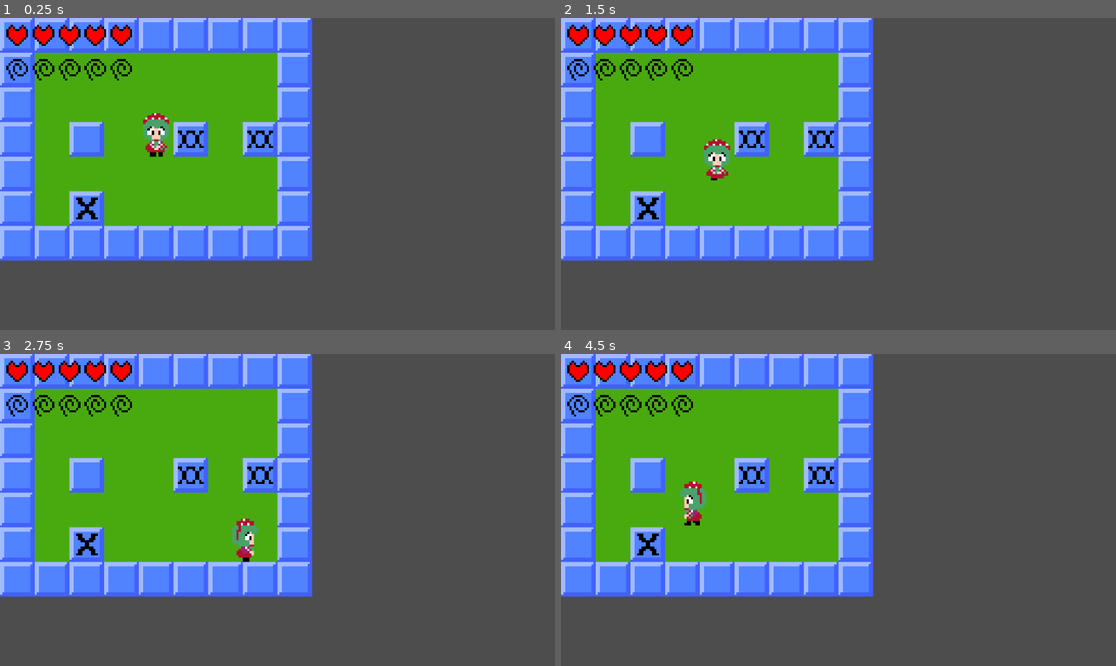
Above: before the commit, frames 1-4 (two rows, left to right).
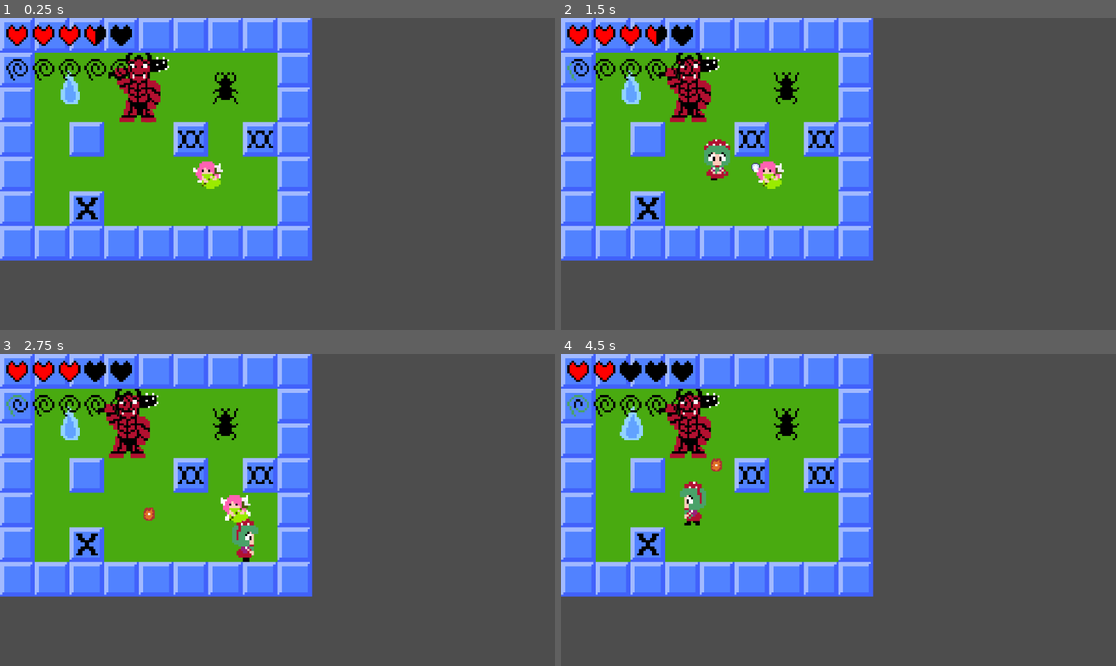
Above: after the commit, the same moments.

Repository: StellatedCUBE/Touhou-jam-15
Game: Godot game, scene res://in_game/world.tscn
The game is run twice, just before and just after one commit, with the same random seed, the same clock (stepped at 60 frames per second) and the same inputs. The engine's default icon, where the game draws it, is replaced by a stand-in: a white triangle on a blue panel in a dark square.
Inputs:
- Up to frame 1 (0.25 s): no input
- Up to frame 2 (1.5 s): hold Right 0.53-1.28 s; hold Z 0.53-1.28 s; hold Down from 1.28 s (still down); tap X at 1.35 s
- Up to frame 3 (2.75 s): release Down at 2.03 s; hold Right from 2.03 s (still down); hold Z from 2.03 s (still down)
- Up to frame 4 (4.5 s): release Right at 2.78 s; release Z at 2.78 s; hold Up 2.78-3.53 s; tap X at 2.85, 4.35 s; hold Z 3.53-4.28 s; hold Left from 3.53 s (still down)

The runs differ from the first frame. In frame 1, 2.8% of the frame differs, in the area x 10-43%, y 2-55%; in frame 2, 2.4%; in frame 3, 2.6%; in frame 4, 2.4%.

Commit message:
Enemy movement

Diff:
--- a/in_game/agents/agent/agent.gd
+++ b/in_game/agents/agent/agent.gd
@@ -4,23 +4,32 @@
 
 @onready var map: Map = get_tree().root.get_node("World/%TileMap")
 
-@export_category("Debug")
-@export var reset_sprite_transform: bool:
-	set(value):
-		texture = texture
-
 @export var texture: Texture2D:
 	set(value):
-		if $Sprite != null:
+		if $Sprite != null and value != null:
 			$Sprite.texture = value
 			$Sprite.scale = Vector2.ONE / value.get_width()
 			$Sprite.position = Vector2.UP * (value.get_height() as float / value.get_width() / 2 - 0.5)
 	get():
 		return $Sprite.texture
 
+@export_category("Debug")
+@export var reset_sprite_transform: bool:
+	set(value):
+		texture = texture
+
 func _process(_delta: float) -> void:
 	if Engine.is_editor_hint():
+		#if get_parent() != null and get_parent().name == "World":
+		#	var target: Node = get_node("../Agents")
+		#	get_parent().remove_child(self)
+		#	target.add_child(self)
 		position = round(position * 2) / 2
+
+func _ready() -> void:
+	if not Engine.is_editor_hint() and get_parent().name != "Agents":
+		print("AGENT IN WRONG COLLECTION")
+		queue_free()
 
 func collides() -> bool:
 	return map.collides(self)
--- a/in_game/agents/agent/agent.tscn
+++ b/in_game/agents/agent/agent.tscn
@@ -11,6 +11,7 @@
 texture = ExtResource("2_7kd04")
 
 [node name="Area" type="Area2D" parent="."]
+unique_name_in_owner = true
 collision_layer = 2
 
 [node name="Rect" type="CollisionShape2D" parent="Area"]
--- /dev/null
+++ b/in_game/agents/agent/enemy.gd
@@ -0,0 +1,61 @@
+extends Node
+
+@onready var agent: Agent = get_parent()
+@onready var player: Agent = get_tree().root.get_node("World/%Player")
+
+@export var health: int = 1
+@export var damage: int = 1
+@export var projectile: PackedScene = null
+@export var fire_delay: int = 120
+
+var iframes: int = 0
+var knockback: Vector2 = Vector2.ZERO
+var reload_time: int = 0
+
+func _ready() -> void:
+	%Area.connect("area_entered", hit)
+
+func hit(area: Area2D) -> void:
+	if area.name == "SpinArea" and iframes == 0:
+		health -= 1
+		iframes = 20
+		knockback = (agent.global_position - area.global_position).normalized() * 0.08
+		area.get_node("%Behaviour").grant_misfortune()
+	elif area.name == "ExplosionArea":
+		health -= 10
+	elif area.get_parent().name == "Player":
+		area.get_node("%Behaviour").damage(damage)
+
+func _physics_process(_delta: float) -> void:
+	if iframes > 0:
+		iframes -= 1
+
+	if health <= 0:
+		agent.queue_free()
+
+	if knockback.length_squared() > 0.000001:
+		if not agent.move_x(knockback.x, 0.01):
+			knockback.x = 0
+		if not agent.move_y(knockback.y, 0.01):
+			knockback.y = 0
+		knockback *= 0.92
+	else:
+		knockback = Vector2.ZERO
+
+	if reload_time > 0:
+		reload_time -= 1
+	elif projectile != null:
+		var sample_pos: Vector2 = agent.global_position
+		while true:
+			sample_pos = sample_pos.move_toward(player.global_position, 0.125)
+			if sample_pos == player.global_position:
+				reload_time = fire_delay
+				var instance: Node2D = projectile.instantiate()
+				agent.get_parent().add_child(instance)
+				agent.get_parent().move_child(instance, 0)
+				instance.global_position = agent.global_position
+				var p_instance: Projectile = instance.get_node("%Behaviour")
+				p_instance.velocity = agent.global_position.direction_to(player.global_position) * p_instance.speed
+				break
+			if agent.map.get_cell_tile_data(agent.map.local_to_map(agent.map.to_local(sample_pos))).get_custom_data("Solid"):
+				break
--- /dev/null
+++ b/in_game/agents/agent/projectile.gd
@@ -0,0 +1,24 @@
+extends Node
+class_name Projectile
+
+@onready var agent: Agent = get_parent()
+
+@export var speed = 0.0625
+@export var damage: int = 2
+var velocity: Vector2
+
+func _ready() -> void:
+	%Area.connect("area_entered", hit)
+
+func hit(area: Area2D) -> void:
+	if area.get_parent().name == "Player":
+		var player: Player = area.get_node("%Behaviour")
+		if player.spin_timer == 0 and area.name == "Area":
+			player.damage(damage)
+		elif area.name != "ExplosionArea":
+			player.grant_misfortune()
+	agent.queue_free()
+
+func _physics_process(_delta: float) -> void:
+	if not agent.move(velocity):
+		agent.queue_free()
--- /dev/null
+++ b/in_game/agents/beetle/beetle.tscn
@@ -0,0 +1,37 @@
+[gd_scene load_steps=6 format=3 uid="uid://bgqq0x58qodkc"]
+
+[ext_resource type="PackedScene" uid="uid://s0pkviaj0tvi" path="res://in_game/agents/onibi/onibi.tscn" id="1_rvanm"]
+[ext_resource type="Texture2D" uid="uid://bey0bogftm63x" path="res://in_game/agents/beetle/beetle.png" id="2_37w1u"]
+
+[sub_resource type="AtlasTexture" id="AtlasTexture_n3yyy"]
+atlas = ExtResource("2_37w1u")
+region = Rect2(0, 0, 16, 16)
+
+[sub_resource type="AtlasTexture" id="AtlasTexture_pkfnx"]
+atlas = ExtResource("2_37w1u")
+region = Rect2(0, 16, 16, 16)
+
+[sub_resource type="SpriteFrames" id="SpriteFrames_ry1op"]
+animations = [{
+"frames": [{
+"duration": 1.0,
+"texture": SubResource("AtlasTexture_n3yyy")
+}, {
+"duration": 1.0,
+"texture": SubResource("AtlasTexture_pkfnx")
+}],
+"loop": true,
+"name": &"default",
+"speed": 10.0
+}]
+
+[node name="Beetle" instance=ExtResource("1_rvanm")]
+
+[node name="Animation" parent="." index="2"]
+sprite_frames = SubResource("SpriteFrames_ry1op")
+frame = 0
+frame_progress = 0.354718
+
+[node name="Behaviour" parent="." index="3"]
+health = 3
+damage = 2
--- /dev/null
+++ b/in_game/agents/fairy/fairy.tscn
@@ -0,0 +1,38 @@
+[gd_scene load_steps=7 format=3 uid="uid://b62jqmc8l58qp"]
+
+[ext_resource type="PackedScene" uid="uid://s0pkviaj0tvi" path="res://in_game/agents/onibi/onibi.tscn" id="1_5lajc"]
+[ext_resource type="Texture2D" uid="uid://j1xogte33tvm" path="res://in_game/agents/fairy/fairy.png" id="2_h6gwl"]
+[ext_resource type="PackedScene" uid="uid://dqhvjqiqigwa" path="res://in_game/agents/fairy/projectile.tscn" id="3_f7tmf"]
+
+[sub_resource type="AtlasTexture" id="AtlasTexture_yo2tl"]
+atlas = ExtResource("2_h6gwl")
+region = Rect2(0, 0, 16, 16)
+
+[sub_resource type="AtlasTexture" id="AtlasTexture_32hhe"]
+atlas = ExtResource("2_h6gwl")
+region = Rect2(0, 16, 16, 16)
+
+[sub_resource type="SpriteFrames" id="SpriteFrames_aoef0"]
+animations = [{
+"frames": [{
+"duration": 1.0,
+"texture": SubResource("AtlasTexture_yo2tl")
+}, {
+"duration": 1.0,
+"texture": SubResource("AtlasTexture_32hhe")
+}],
+"loop": true,
+"name": &"default",
+"speed": 3.0
+}]
+
+[node name="Fairy" instance=ExtResource("1_5lajc")]
+
+[node name="Animation" parent="." index="2"]
+sprite_frames = SubResource("SpriteFrames_aoef0")
+frame = 0
+frame_progress = 0.700048
+
+[node name="Behaviour" parent="." index="3"]
+health = 2
+projectile = ExtResource("3_f7tmf")
--- /dev/null
+++ b/in_game/agents/fairy/projectile.tscn
@@ -0,0 +1,17 @@
+[gd_scene load_steps=4 format=3 uid="uid://dqhvjqiqigwa"]
+
+[ext_resource type="PackedScene" uid="uid://cjt1ov1qqpnl2" path="res://in_game/agents/agent/agent.tscn" id="1_cpe0f"]
+[ext_resource type="Texture2D" uid="uid://34cmmwrtnlpi" path="res://in_game/agents/fairy/projectile.png" id="1_r3eep"]
+[ext_resource type="Script" path="res://in_game/agents/agent/projectile.gd" id="3_besff"]
+
+[node name="Agent" instance=ExtResource("1_cpe0f")]
+scale = Vector2(0.25, 0.25)
+texture = ExtResource("1_r3eep")
+
+[node name="Sprite" parent="." index="1"]
+scale = Vector2(0.125, 0.125)
+texture = ExtResource("1_r3eep")
+
+[node name="Behaviour" type="Node" parent="." index="2"]
+unique_name_in_owner = true
+script = ExtResource("3_besff")
--- /dev/null
+++ b/in_game/agents/oni/oni.tscn
@@ -0,0 +1,20 @@
+[gd_scene load_steps=5 format=3 uid="uid://beke6qg4mq75v"]
+
+[ext_resource type="PackedScene" uid="uid://cjt1ov1qqpnl2" path="res://in_game/agents/agent/agent.tscn" id="1_lv0g7"]
+[ext_resource type="Texture2D" uid="uid://c2uy14w3gc04w" path="res://in_game/agents/oni/oni.png" id="2_dyh7t"]
+[ext_resource type="Script" path="res://in_game/agents/agent/enemy.gd" id="3_66j2b"]
+[ext_resource type="PackedScene" uid="uid://b2hej8yiejl5c" path="res://in_game/agents/oni/projectile.tscn" id="4_g0228"]
+
+[node name="Oni" instance=ExtResource("1_lv0g7")]
+scale = Vector2(2, 2)
+texture = ExtResource("2_dyh7t")
+
+[node name="Sprite" parent="." index="1"]
+scale = Vector2(0.03125, 0.03125)
+texture = ExtResource("2_dyh7t")
+
+[node name="Behaviour" type="Node" parent="." index="2"]
+script = ExtResource("3_66j2b")
+health = 5
+damage = 3
+projectile = ExtResource("4_g0228")
--- /dev/null
+++ b/in_game/agents/oni/projectile.tscn
@@ -0,0 +1,15 @@
+[gd_scene load_steps=3 format=3 uid="uid://b2hej8yiejl5c"]
+
+[ext_resource type="PackedScene" uid="uid://dqhvjqiqigwa" path="res://in_game/agents/fairy/projectile.tscn" id="1_fa8i7"]
+[ext_resource type="Texture2D" uid="uid://cqg2nvkb6qqvm" path="res://in_game/agents/oni/projectile.png" id="2_0hwxy"]
+
+[node name="Agent" instance=ExtResource("1_fa8i7")]
+scale = Vector2(0.375, 0.375)
+texture = ExtResource("2_0hwxy")
+
+[node name="Sprite" parent="." index="1"]
+scale = Vector2(0.0833333, 0.0833333)
+texture = ExtResource("2_0hwxy")
+
+[node name="Behaviour" parent="." index="2"]
+damage = 4
--- /dev/null
+++ b/in_game/agents/onibi/onibi.tscn
@@ -0,0 +1,43 @@
+[gd_scene load_steps=8 format=3 uid="uid://s0pkviaj0tvi"]
+
+[ext_resource type="PackedScene" uid="uid://cjt1ov1qqpnl2" path="res://in_game/agents/agent/agent.tscn" id="1_6lwtl"]
+[ext_resource type="Texture2D" uid="uid://b687cap30mxvw" path="res://in_game/agents/onibi/onibi.png" id="2_47ou6"]
+[ext_resource type="Script" path="res://in_game/agents/agent/enemy.gd" id="3_foff6"]
+[ext_resource type="Script" path="res://autoplay.gd" id="3_vacvu"]
+
+[sub_resource type="AtlasTexture" id="AtlasTexture_4dpl8"]
+atlas = ExtResource("2_47ou6")
+region = Rect2(0, 0, 16, 16)
+
+[sub_resource type="AtlasTexture" id="AtlasTexture_ng6x8"]
+atlas = ExtResource("2_47ou6")
+region = Rect2(0, 16, 16, 16)
+
+[sub_resource type="SpriteFrames" id="SpriteFrames_w2agt"]
+animations = [{
+"frames": [{
+"duration": 1.0,
+"texture": SubResource("AtlasTexture_4dpl8")
+}, {
+"duration": 1.0,
+"texture": SubResource("AtlasTexture_ng6x8")
+}],
+"loop": true,
+"name": &"default",
+"speed": 3.0
+}]
+
+[node name="Onibi" instance=ExtResource("1_6lwtl")]
+
+[node name="Sprite" parent="." index="1"]
+visible = false
+
+[node name="Animation" type="AnimatedSprite2D" parent="." index="2"]
+scale = Vector2(0.06125, 0.06125)
+sprite_frames = SubResource("SpriteFrames_w2agt")
+frame = 1
+frame_progress = 0.247741
+script = ExtResource("3_vacvu")
+
+[node name="Behaviour" type="Node" parent="." index="3"]
+script = ExtResource("3_foff6")
--- a/in_game/agents/player/player.gd
+++ b/in_game/agents/player/player.gd
@@ -20,6 +20,8 @@
 var explosion: PackedScene = preload("res://in_game/agents/player/explosion/explosion.tscn")
 
 var step_anim_counter: int = 0
+
+var iframes: int = 0
 
 func _physics_process(_delta: float) -> void:
 	var scale: float = agent.scale.x
@@ -72,7 +74,7 @@
 
 	cast_explosion_animation.visible = cast_explosion_animation.is_playing()
 
-	sprite.visible = spin_timer == 0 and not cast_explosion_animation.is_playing()
+	sprite.visible = spin_timer == 0 and not cast_explosion_animation.is_playing() and iframes % 2 == 0
 
 	var frame_y: int
 	if moving:
@@ -83,6 +85,9 @@
 		frame_y = 2
 
 	(sprite.texture as AtlasTexture).region = Rect2(16 * facing, frame_y * 24 + 1, 16, 23)
+
+	if iframes > 0:
+		iframes -= 1
 
 func misfortune_to_scale(misfortune: float) -> float:
 	if misfortune >= 20:
@@ -98,3 +103,12 @@
 	instance.global_position = agent.global_position
 	misfortune -= explosion_cost
 	cast_explosion_animation.play()
+
+func damage(by: int) -> void:
+	if iframes == 0:
+		health -= by
+		iframes = 20
+
+func grant_misfortune() -> void:
+	if misfortune < 20:
+		misfortune += 1
--- a/in_game/agents/player/player.tscn
+++ b/in_game/agents/player/player.tscn
@@ -95,6 +95,9 @@
 [node name="Player" instance=ExtResource("1_hk1q4")]
 texture = SubResource("AtlasTexture_of7if")
 
+[node name="Area" parent="." index="0"]
+collision_layer = 1
+
 [node name="Sprite" parent="." index="1"]
 position = Vector2(0, -0.21875)
 scale = Vector2(0.0625, 0.0625)
--- a/in_game/world.tscn
+++ b/in_game/world.tscn
@@ -1,12 +1,15 @@
-[gd_scene load_steps=17 format=4 uid="uid://cve1wciliwsfw"]
+[gd_scene load_steps=21 format=4 uid="uid://cve1wciliwsfw"]
 
 [ext_resource type="Texture2D" uid="uid://dq20gyx55vaad" path="res://in_game/tiles/tiles.png" id="1_2qfij"]
 [ext_resource type="Script" path="res://in_game/input.gd" id="1_mnskf"]
 [ext_resource type="Script" path="res://in_game/tiles/tile_map.gd" id="1_wg7vq"]
 [ext_resource type="PackedScene" uid="uid://c6vwsua87in1e" path="res://in_game/agents/player/player.tscn" id="3_6c2bh"]
 [ext_resource type="Script" path="res://in_game/camera.gd" id="4_mlnax"]
+[ext_resource type="PackedScene" uid="uid://s0pkviaj0tvi" path="res://in_game/agents/onibi/onibi.tscn" id="4_s5mb7"]
+[ext_resource type="PackedScene" uid="uid://b62jqmc8l58qp" path="res://in_game/agents/fairy/fairy.tscn" id="6_m8fu3"]
 [ext_resource type="Script" path="res://in_game/ui/icon_bar.gd" id="6_ru34o"]
 [ext_resource type="Texture2D" uid="uid://byr062vj8ovw0" path="res://in_game/ui/hp0.png" id="7_3x8ri"]
+[ext_resource type="PackedScene" uid="uid://bgqq0x58qodkc" path="res://in_game/agents/beetle/beetle.tscn" id="7_iacex"]
 [ext_resource type="Texture2D" uid="uid://bp1autbfu1msy" path="res://in_game/ui/hp1.png" id="8_4blvs"]
 [ext_resource type="Texture2D" uid="uid://de78oq8gsp2c0" path="res://in_game/ui/hp2.png" id="9_kjgyc"]
 [ext_resource type="Texture2D" uid="uid://ckiufvko433sd" path="res://in_game/ui/misfortune0.png" id="10_4xbse"]
@@ -14,6 +17,7 @@
 [ext_resource type="Texture2D" uid="uid://duq6ku5me7q1w" path="res://in_game/ui/misfortune2.png" id="12_7q1dr"]
 [ext_resource type="Texture2D" uid="uid://2178c3js64ej" path="res://in_game/ui/misfortune3.png" id="13_yruyj"]
 [ext_resource type="Texture2D" uid="uid://dlr61xjvlwgnh" path="res://in_game/ui/misfortune4.png" id="14_g8fjn"]
+[ext_resource type="PackedScene" uid="uid://beke6qg4mq75v" path="res://in_game/agents/oni/oni.tscn" id="18_pjwh5"]
 
 [sub_resource type="TileSetAtlasSource" id="TileSetAtlasSource_pyfeq"]
 texture = ExtResource("1_2qfij")
@@ -58,9 +62,21 @@
 
 [node name="Agents" type="Node" parent="."]
 
+[node name="Oni" parent="Agents" instance=ExtResource("18_pjwh5")]
+position = Vector2(4, 2)
+
+[node name="Onibi" parent="Agents" instance=ExtResource("4_s5mb7")]
+position = Vector2(2, 2)
+
 [node name="Player" parent="Agents" instance=ExtResource("3_6c2bh")]
 unique_name_in_owner = true
 position = Vector2(4.5, 3.5)
+
+[node name="Fairy" parent="Agents" instance=ExtResource("6_m8fu3")]
+position = Vector2(6, 4.5)
+
+[node name="Beetle" parent="Agents" instance=ExtResource("7_iacex")]
+position = Vector2(6.5, 2)
 
 [node name="MainCamera" type="Camera2D" parent="."]
 unique_name_in_owner = true
Binary file added: in_game/agents/beetle/beetle.png
Not shown, added: in_game/agents/beetle/beetle.png.import
Binary file added: in_game/agents/fairy/fairy.png
Not shown, added: in_game/agents/fairy/fairy.png.import
Binary file added: in_game/agents/fairy/projectile.png
Not shown, added: in_game/agents/fairy/projectile.png.import
Binary file added: in_game/agents/oni/oni.png
Not shown, added: in_game/agents/oni/oni.png.import
Binary file added: in_game/agents/oni/projectile.png
Not shown, added: in_game/agents/oni/projectile.png.import
Binary file added: in_game/agents/onibi/onibi.png
Not shown, added: in_game/agents/onibi/onibi.png.import
